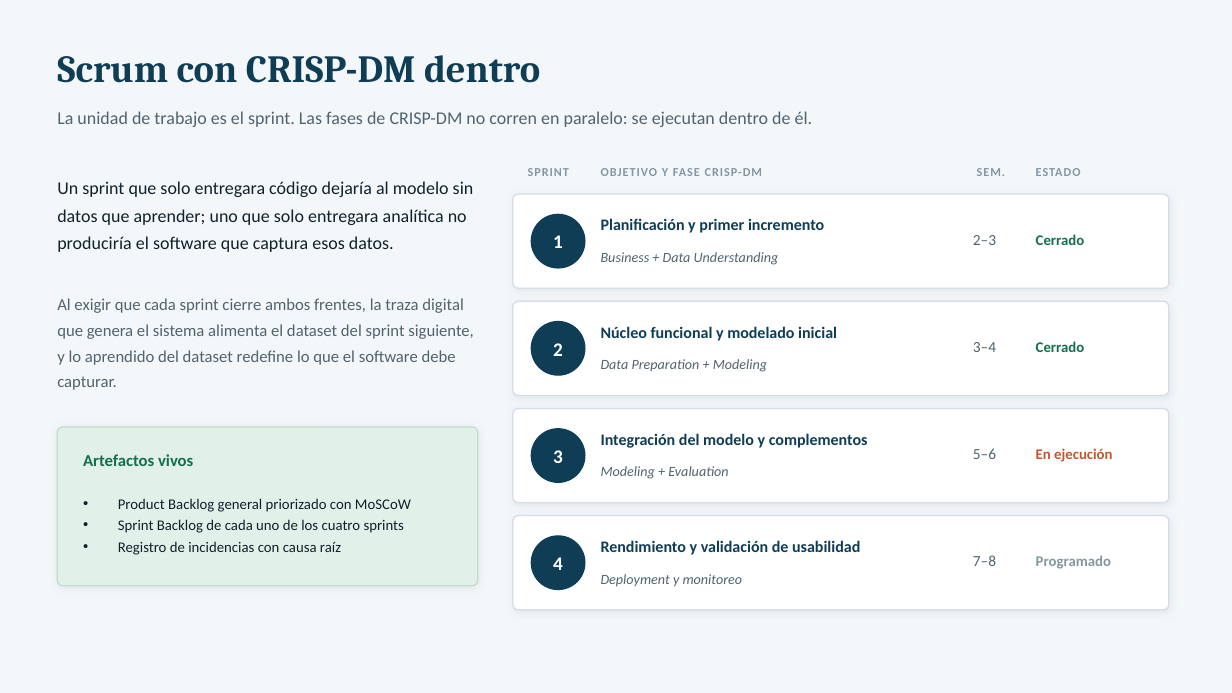
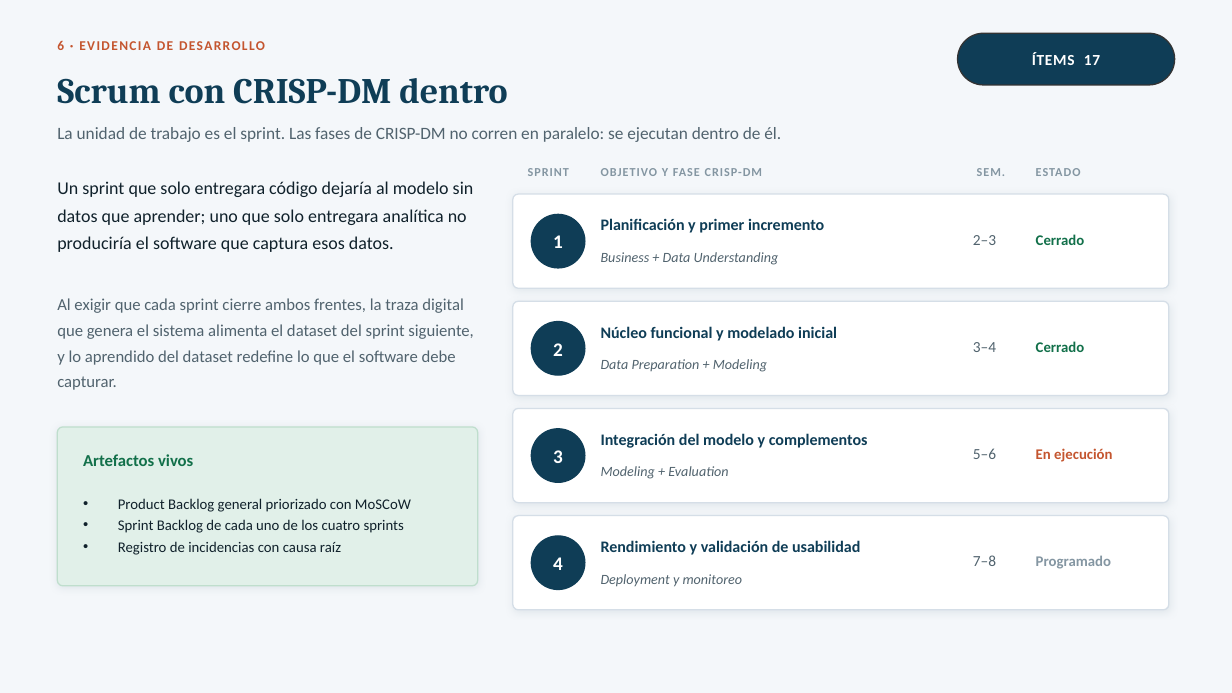
Before and after one commit to Leocix/sistema-soporte-clinico, a slide deck: slide 14 of documentacion/04_exposicion/Exposicion_50.pptx (slide 4 before the commit). Drawn at 1232x693 pixels with LibreOffice and Linux fonts; fonts in the diff are those of the drawing. Boxes give left, top, right and bottom in pixels: in the first picture for what was removed or moved away, otherwise in the second. Text is boxed around its words. In the diff, an @@ line names an element or a change of style, - is before the commit and + after.

```diff
--- a/documentacion/04_exposicion/Exposicion_50.pptx
+++ b/documentacion/04_exposicion/Exposicion_50.pptx
@@ text added at box(57, 41, 64, 50), 10.5 pt, text #C4552F, bold @@
+6 · EVIDENCIA DE DESARROLLO
@@ rounded rectangle added at box(958, 33, 1175, 85), fill #0F3D56, outline #333333 1 pt @@
@@ text added at box(1032, 52, 1100, 65), 12 pt, text #FFFFFF, bold @@
+ÍTEMS 17
@@ text "Scrum con CRISP-DM dentro": place and size @@
-text "Scrum con CRISP-DM dentro" at box(57, 55, 540, 83)
+text "Scrum con CRISP-DM dentro" at box(57, 78, 507, 104)
@@ text "Scrum con CRISP-DM dentro" at box(57, 78, 507, 104): size 30 to 28 pt @@
@@ text "La unidad de trabajo es ...": place and size @@
-text "La unidad de trabajo es ..." at box(57, 111, 813, 127)
+text "La unidad de trabajo es ..." at box(57, 127, 781, 142)
@@ text "La unidad de trabajo es ..." at box(57, 127, 781, 142): size 14 to 13.5 pt @@
```
Also in this commit, not shown: 11 other slides changed, 3 slides added, 4 other files.
